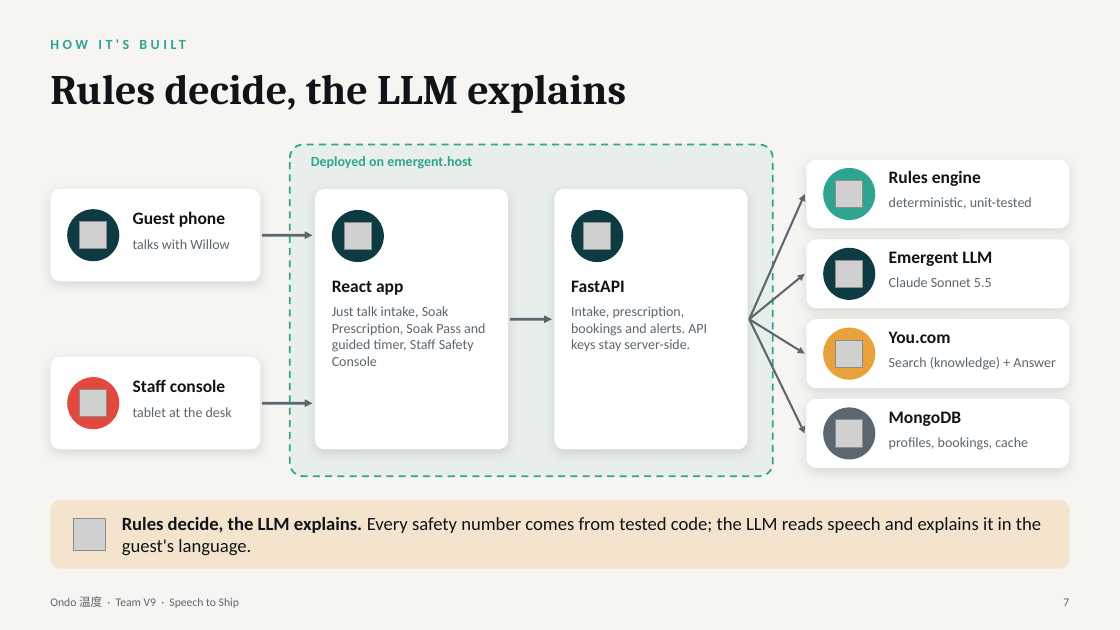
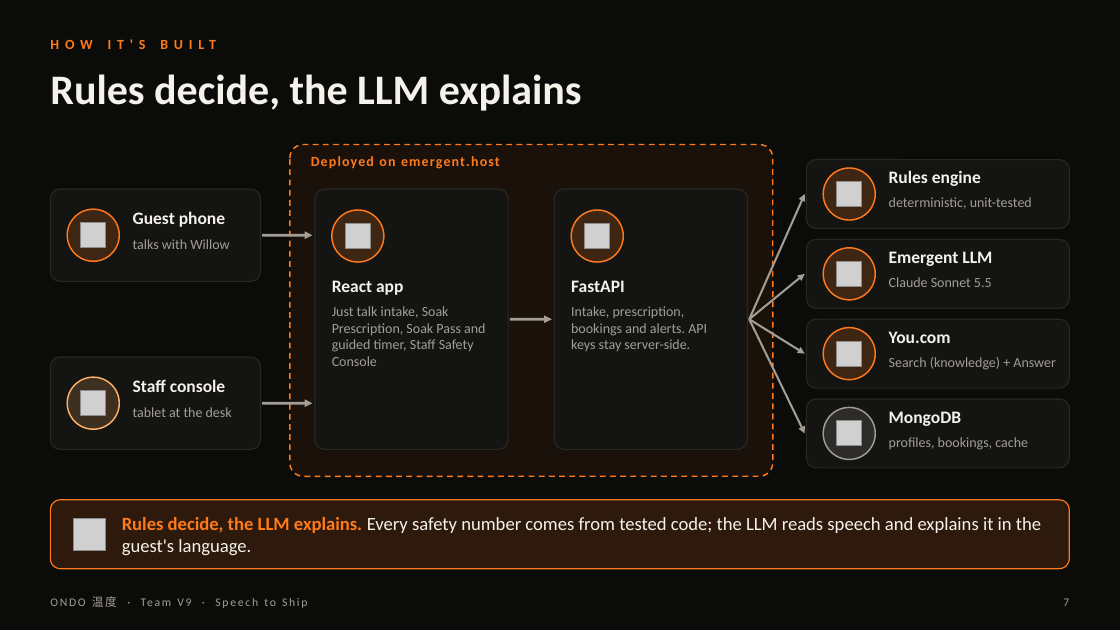
Before and after one commit to vnmoorthy/ondo, a slide deck: slide 7 of deck/Ondo-Pitch.pptx. Drawn at 1120x630 pixels with LibreOffice and Linux fonts; fonts in the diff are those of the drawing; grey boxes stand for pictures. Boxes give left, top, right and bottom in pixels: in the first picture for what was removed or moved away, otherwise in the second. Text is boxed around its words. In the diff, an @@ line names an element or a change of style, - is before the commit and + after.

```diff
--- a/deck/Ondo-Pitch.pptx
+++ b/deck/Ondo-Pitch.pptx
@@ background #F7F5F2 to #0B0B0A @@
@@ text "HOW IT'S BUILT" at (139,40,146,49): text colour #2FA58F to #FF7A1A, letter spacing 3 to 5 pt @@
@@ title "Rules decide, the LLM explains" at (50,74,582,111): font Cambria to Calibri, text colour #101418 to #F5F2EC @@
@@ rounded rectangle at (290,145,773,476): fill #2FA58F at 7% opacity to #FF7A1A at 6% opacity; outline #2FA58F 1.5 pt dashed to #FF7A1A 1.25 pt dashed @@
@@ text "Deployed on emergent.host" at (311,156,500,169): text colour #2FA58F to #FF7A1A, letter spacing 0 to 1 pt @@
@@ ellipse at (823,168,875,220): fill #2FA58F to #FF7A1A at 18% opacity; outline none to #FF7A1A 1.25 pt @@
@@ arrow (749, 319) - (805, 194): stroke #5B6770 1.75 pt to #A39E95 1.75 pt @@
@@ arrow (262, 235) - (313, 235): stroke #5B6770 2.25 pt to #A39E95 2.25 pt @@
@@ fill #0E3B43 to #FF7A1A at 18% opacity; outline none to #FF7A1A 1.25 pt in 4 elements at (67,209,119,261), (332,210,384,262), (571,210,623,262), (823,248,875,300) @@
@@ arrow (749, 319) - (805, 274): stroke #5B6770 1.75 pt to #A39E95 1.75 pt @@
@@ arrow (510, 319) - (552, 319): stroke #5B6770 2.25 pt to #A39E95 2.25 pt @@
@@ arrow (749, 319) - (805, 354): stroke #5B6770 1.75 pt to #A39E95 1.75 pt @@
@@ arrow (749, 319) - (805, 434): stroke #5B6770 1.75 pt to #A39E95 1.75 pt @@
@@ ellipse at (823,328,875,380): fill #E9A23B to #FF7A1A at 18% opacity; outline none to #FF7A1A 1.25 pt @@
@@ ellipse at (67,377,119,429): fill #E2483D to #FFB067 at 18% opacity; outline none to #FFB067 1.25 pt @@
@@ arrow (262, 403) - (313, 403): stroke #5B6770 2.25 pt to #A39E95 2.25 pt @@
@@ fill #FFFFFF to #141412; outline none to #2A2723 1 pt; shadow off in 8 elements at (50,189,260,281), (50,357,260,450), (315,189,508,450), (555,189,748,450), (807,160,1070,229), (807,239,1070,308), (807,319,1070,388), (807,399,1070,468) @@
@@ ellipse at (823,408,875,460): fill #5B6770 to #A39E95 at 18% opacity; outline none to #A39E95 1.25 pt @@
@@ text colour #101418 to #F5F2EC in 8 elements at (133,211,225,227), (133,379,225,392), (332,280,403,295), (571,280,625,292), (889,170,981,186), (889,251,992,266), (889,331,951,343), (889,411,961,426) @@
@@ rounded rectangle at (50,500,1070,569): fill #E9A23B at 20% opacity to #FF7A1A at 14% opacity; outline none to #FF7A1A 1 pt @@
@@ text "Rules decide, the LLM explains. ..." at (122,517,1041,555): text colour #101418 to #FF7A1A in "Rules decide, the LLM explains."; text colour #101418 to #F5F2EC in "Every safety number comes from tested code; ..." @@
@@ text at (92,596,117,607): text changed; text colour #5B6770 to #A39E95 @@
-Ondo 温度 · Team V9 · Speech to Ship
+ONDO 温度 · Team V9 · Speech to Ship
@@ text colour #5B6770 to #A39E95 in 9 elements at (133,239,229,249), (133,407,232,417), (332,306,485,366), (571,306,707,351), (889,197,1032,209), (889,277,992,287), (889,357,1055,370), (889,437,1028,450), (1063,598,1069,606) @@
```
Also in this commit, not shown: 9 other slides changed, 14 other files.
